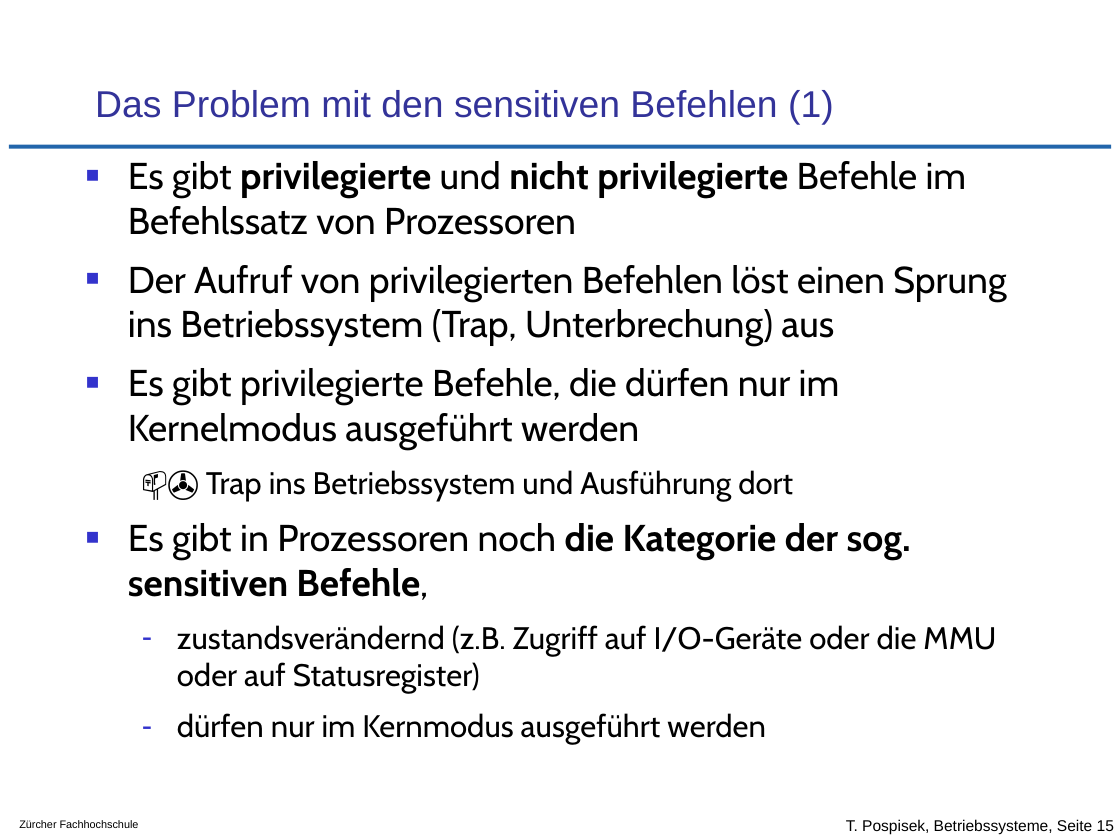
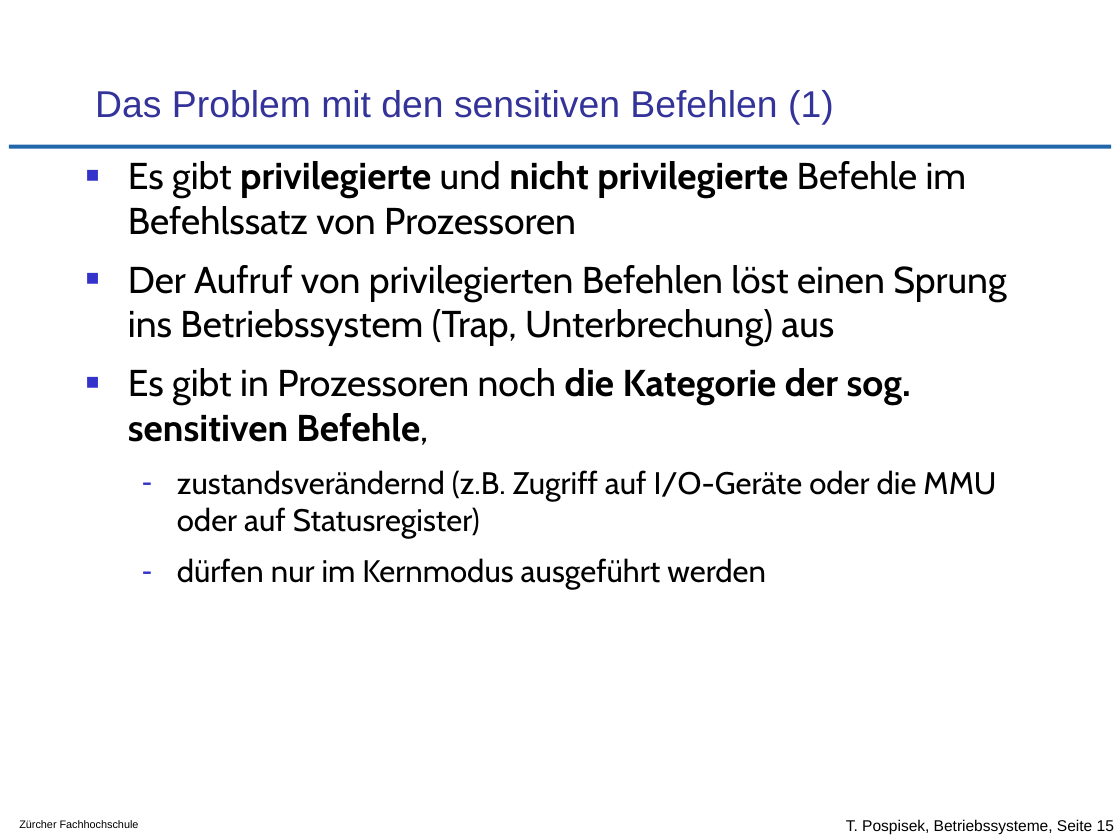
Before and after one commit to tpo/betriebssysteme, a slide deck: slide 15 of 13_Betriebssystemvirtualisierung.odp. Drawn at 1120x840 pixels with LibreOffice and Linux fonts; fonts in the diff are those of the drawing; background and template pictures are left out. Boxes give left, top, right and bottom in pixels: in the first picture for what was removed or moved away, otherwise in the second. Text is boxed around its words. In the diff, an @@ line names an element or a change of style, - is before the commit and + after.

```diff
--- a/13_Betriebssystemvirtualisierung.odp
+++ b/13_Betriebssystemvirtualisierung.odp
@@ text at (128,368,840,501): paragraphs removed @@
-■ Es gibt privilegierte Befehle, die dürfen nur im Kernelmodus ausgeführt werden
-📫✇ Trap ins Betriebssystem und Ausführung dort
```
Also in this commit, not shown: 1 other slide changed.
